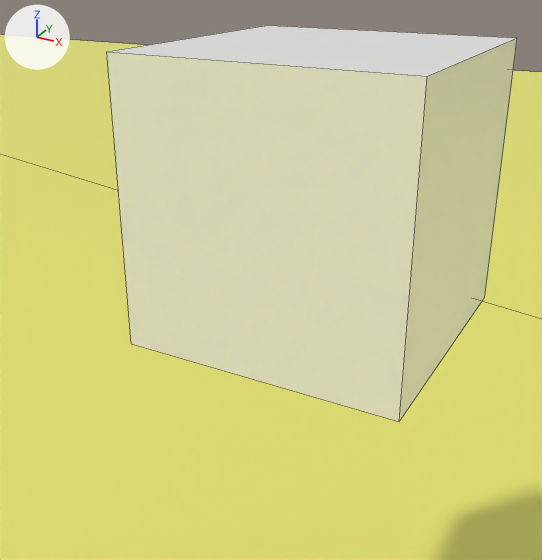
Before and after pictures for a commit that changed the Blender file assets/models.blend.
Both versions are drawn from a camera (50 mm lens) standing at (4.14, -10.66, 6.56) and looking at (1.63, -6.08, 4.28). Every picture has the same lights, and +X, +Y and +Z are marked at upper left. Mesh edges are drawn as thin lines.

Objects in the first picture: 'Cube', 'Floor'.
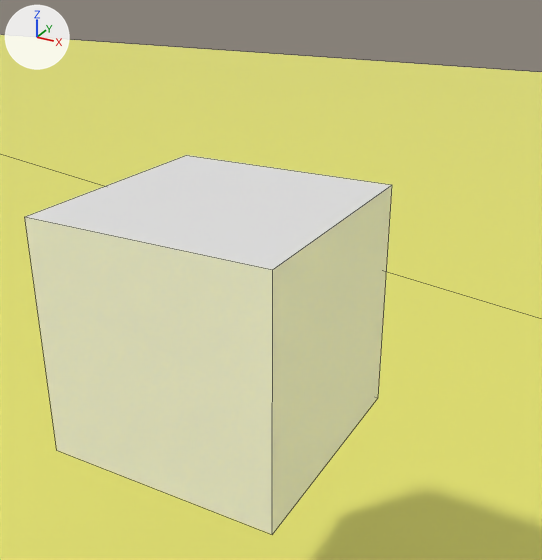
Boxes [x1, y1, x2, y2] around the edits, measured in the pictures (542 x 560 px):
'Cube', moved: before [107, 25, 517, 422]; after [25, 155, 392, 534]

The edits, one by one:
Object 'Cube' (ob_cube) moves from (2.0, -6.0, 5.0) to (1.18, -6.067, 3.836).
